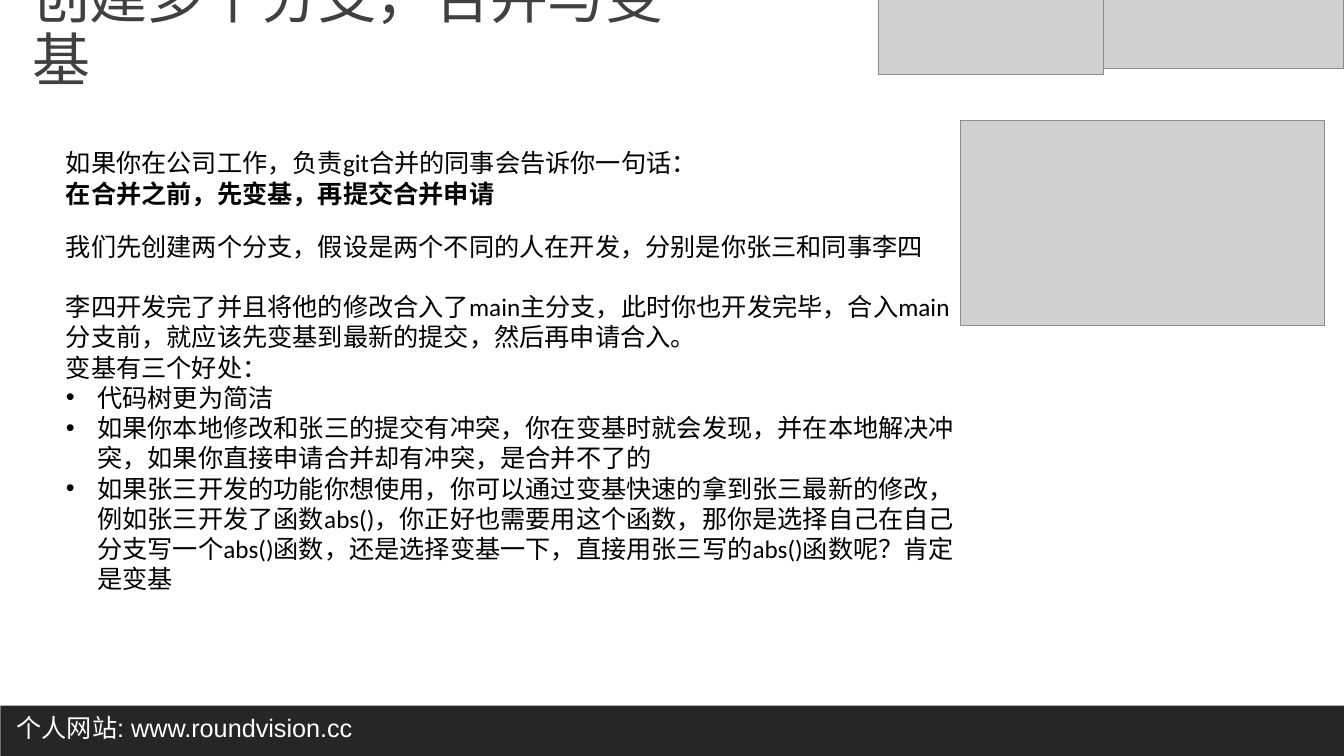
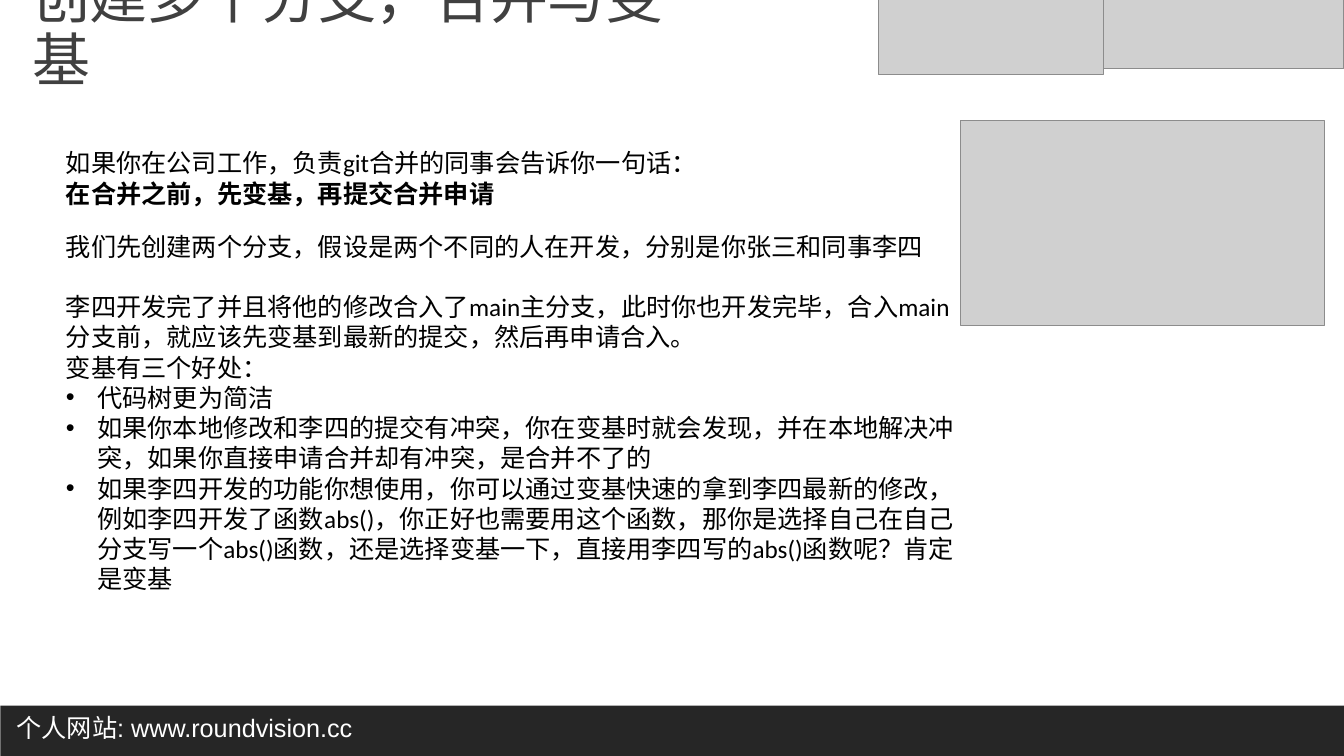
Before and after one commit to LYJ887766/GitOneMinute, a slide deck: slide 13 of tutorial/一分钟Git入门实战讲义.pptx. Drawn at 1344x756 pixels with LibreOffice and Linux fonts; fonts in the diff are those of the drawing; grey boxes stand for pictures. Boxes give left, top, right and bottom in pixels: in the first picture for what was removed or moved away, otherwise in the second. Text is boxed around its words. In the diff, an @@ line names an element or a change of style, - is before the commit and + after.

```diff
--- a/tutorial/一分钟Git入门实战讲义.pptx
+++ b/tutorial/一分钟Git入门实战讲义.pptx
@@ text at box(97, 415, 954, 590): text changed @@
-• 如果你本地修改和张三的提交有冲突，你在变基时就会发现，并在本地解决冲突，如果你直接申请合并却有冲突，是合并不了的
-• 如果张三开发的功能你想使用，你可以通过变基快速的拿到张三最新的修改，例如张三开发了函数abs()，你正好也需要用这个函数，那你是选择自己在自己分支写一个abs()函数，还是选择变基一下，直接用张三写的abs()函数呢？肯定是变基
+• 如果你本地修改和李四的提交有冲突，你在变基时就会发现，并在本地解决冲突，如果你直接申请合并却有冲突，是合并不了的
+• 如果李四开发的功能你想使用，你可以通过变基快速的拿到李四最新的修改，例如李四开发了函数abs()，你正好也需要用这个函数，那你是选择自己在自己分支写一个abs()函数，还是选择变基一下，直接用李四写的abs()函数呢？肯定是变基
```
Also in this commit, not shown: 3 other slides changed.
